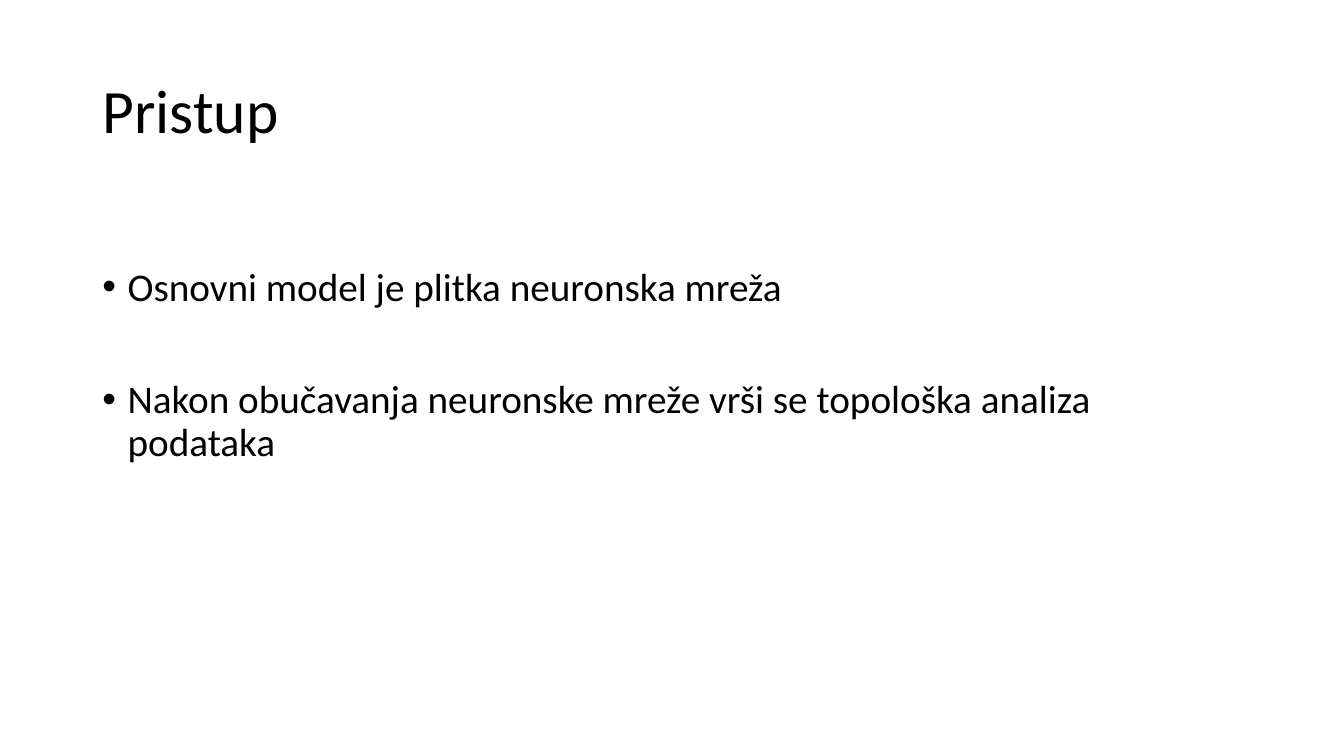
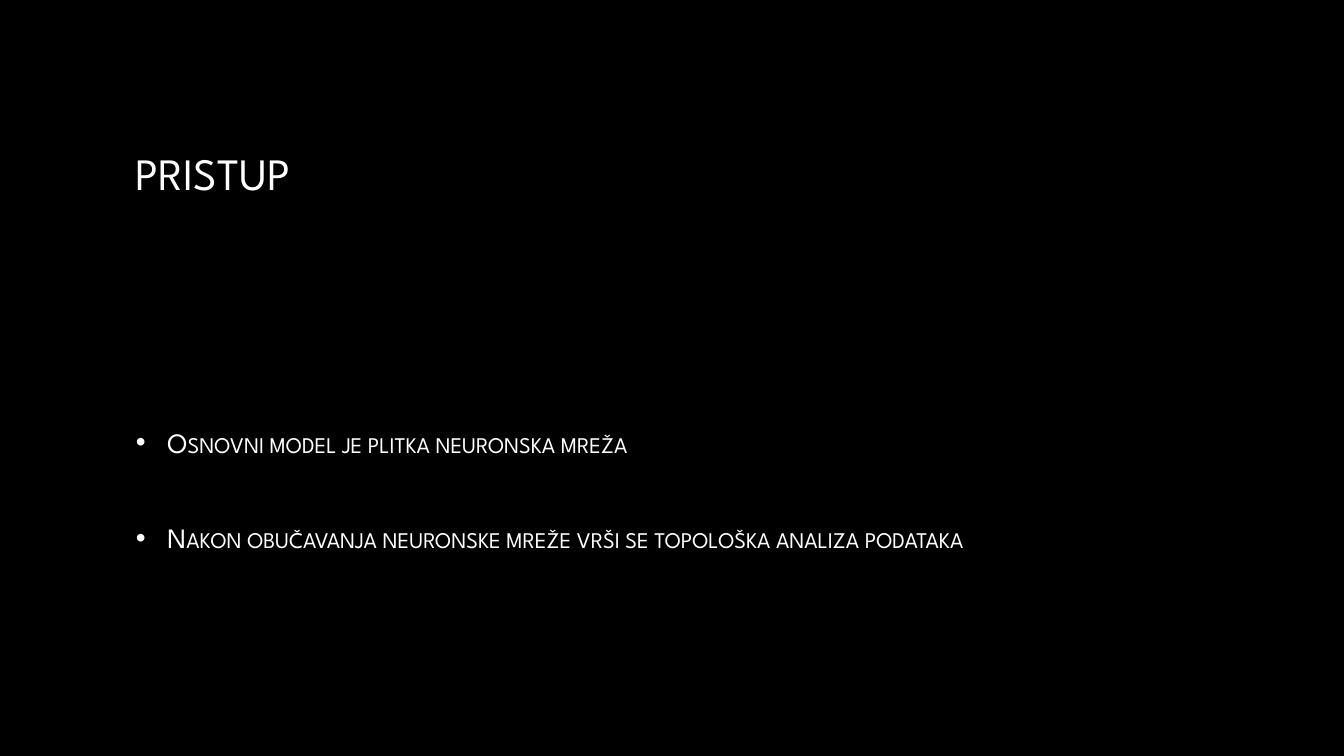
Before and after one commit to wesely1996/mapper_algoritam_sa_Netflix_podatcima, a slide deck: slide 4 of prezentacija.pptx. Drawn at 1344x756 pixels with LibreOffice and Linux fonts; fonts in the diff are those of the drawing; background and template pictures are left out. Boxes give left, top, right and bottom in pixels: in the first picture for what was removed or moved away, otherwise in the second. Text is boxed around its words. In the diff, an @@ line names an element or a change of style, - is before the commit and + after.

```diff
--- a/prezentacija.pptx
+++ b/prezentacija.pptx
@@ background #FFFFFF to picture (left out) @@
@@ title at <box>136,160,290,191</box>: text changed; size 44 to 32 pt; font Calibri to League Spartan; text colour #000000 to gradient #FFFFFF to #A6A6A6 @@
-Pristup
+PRISTUP
@@ text "Osnovni model je plitka neuronska ...": place and size @@
-text "Osnovni model je plitka neuronska ..." at <box>128,273,1091,463</box>
+text "Osnovni model je plitka neuronska ..." at <box>247,434,964,549</box>
@@ text "Osnovni model je plitka neuronska ..." at <box>247,434,964,549</box>: size 28 to 20 pt, font Calibri to League Spartan, text colour #000000 to gradient #FFFFFF to #BFBFBF, small capitals on; indent changed; line spacing 0.9 to 1; vertical alignment top to middle @@
```
Also in this commit, not shown: 8 other slides changed, 2 slides added, 1 slide removed.
